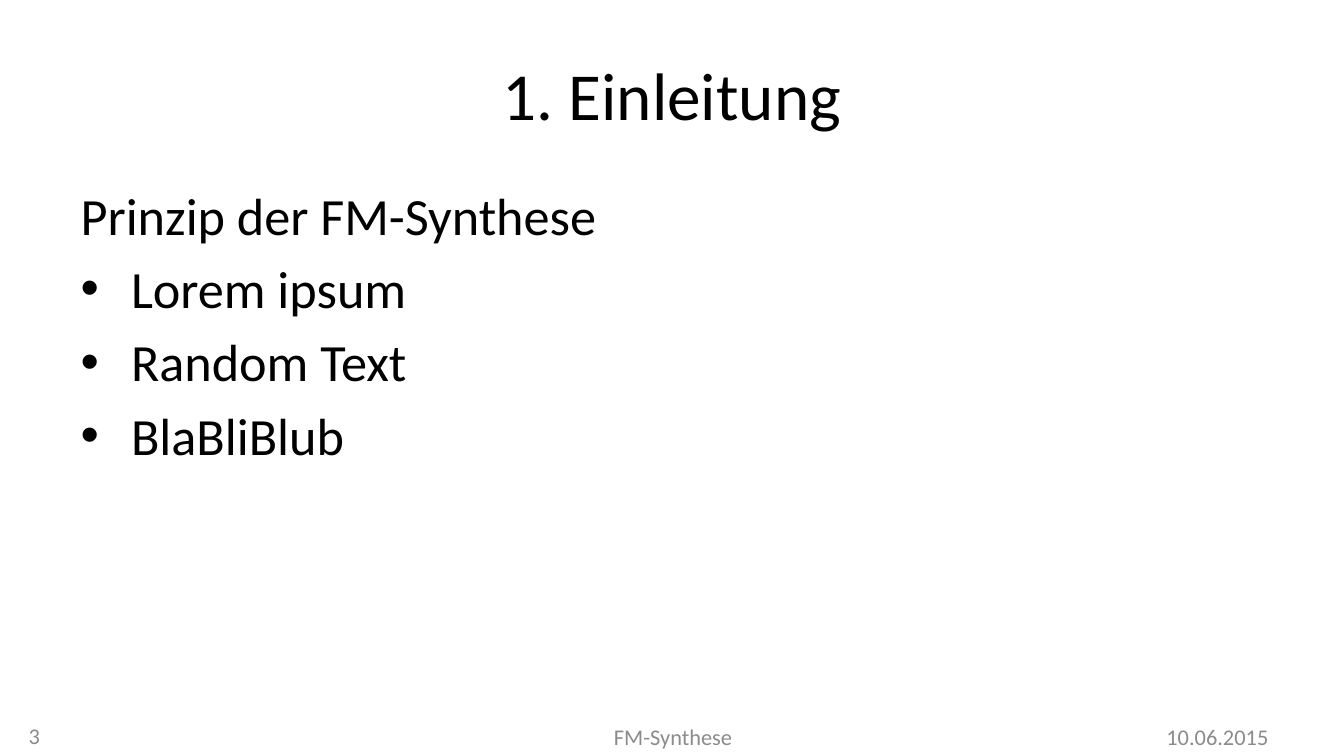
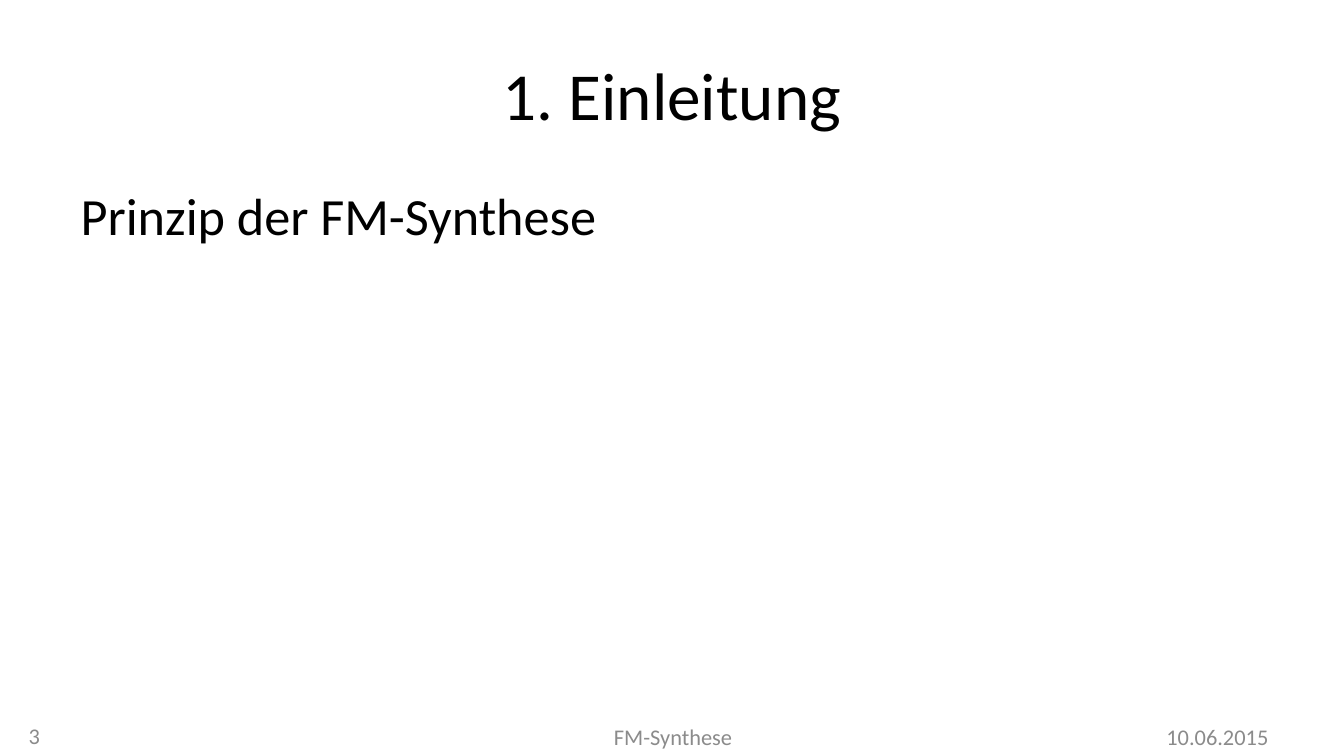
Before and after one commit to MBulli/VSeminar, a slide deck: slide 3 of Praesentation/FMSynthese-Julius.pptx. Drawn at 1344x756 pixels with LibreOffice and Linux fonts; fonts in the diff are those of the drawing; background and template pictures are left out. Boxes give left, top, right and bottom in pixels: in the first picture for what was removed or moved away, otherwise in the second. Text is boxed around its words. In the diff, an @@ line names an element or a change of style, - is before the commit and + after.

```diff
--- a/Praesentation/FMSynthese-Julius.pptx
+++ b/Praesentation/FMSynthese-Julius.pptx
@@ text at <box>131,272,406,456</box>: paragraphs removed @@
-• Lorem ipsum
-• Random Text
-• BlaBliBlub
```
Also in this commit, not shown: 2 other files.
